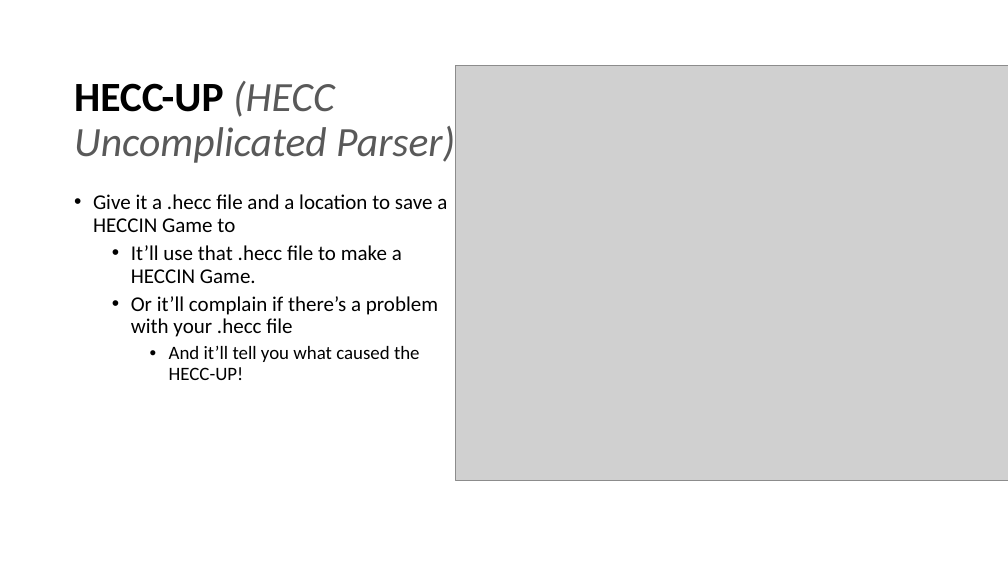
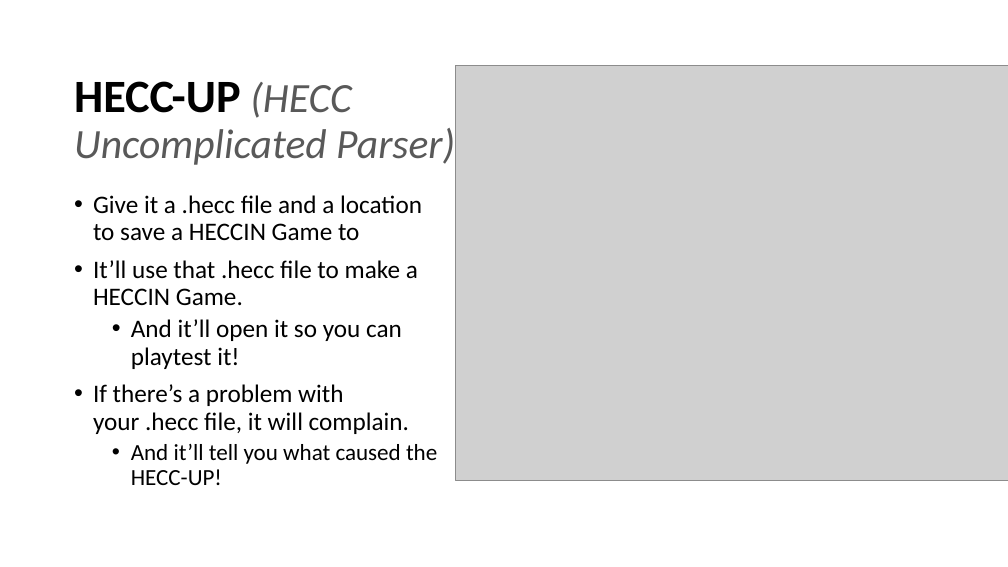
Before and after one commit to 11BelowStudio/HECC-IT, a slide deck: slide 10 of Reports n such/Week 11 Presentation.pptx (slide 8 before the commit). Drawn at 1008x567 pixels with LibreOffice and Linux fonts; fonts in the diff are those of the drawing; grey boxes stand for pictures; background and template pictures are left out. Boxes give left, top, right and bottom in pixels: in the first picture for what was removed or moved away, otherwise in the second. Text is boxed around its words. In the diff, an @@ line names an element or a change of style, - is before the commit and + after.

```diff
--- a/Reports n such/Week 11 Presentation.pptx
+++ b/Reports n such/Week 11 Presentation.pptx
@@ title "HECC-UP (HECC Uncomplicated Parser)" at bbox=[74, 81, 455, 165]: size 39.6 to 44.1 pt in "HECC-UP" @@
@@ text at bbox=[93, 195, 437, 485]: size 20 to 24 pt in "Give it a .hecc file and a ...", "It’ll use that .hecc file to make ..."; size 18 to 22 pt in "And it’ll tell you what caused the ..."; list level 2 to 1 in "It’ll use that .hecc file ..."; list level 3 to 2 in "And it’ll tell you what ..." @@
@@ text at bbox=[93, 319, 409, 434]: text changed; size 20 to 24 pt @@
-  • Or it’ll complain if there’s a problem with your .hecc file
+  • And it’ll open it so you can playtest it!
+• If there’s a problem with your .hecc file, it will complain.
```
Also in this commit, not shown: 9 other slides changed, 8 slides added, 1 slide removed, 2 other files.
